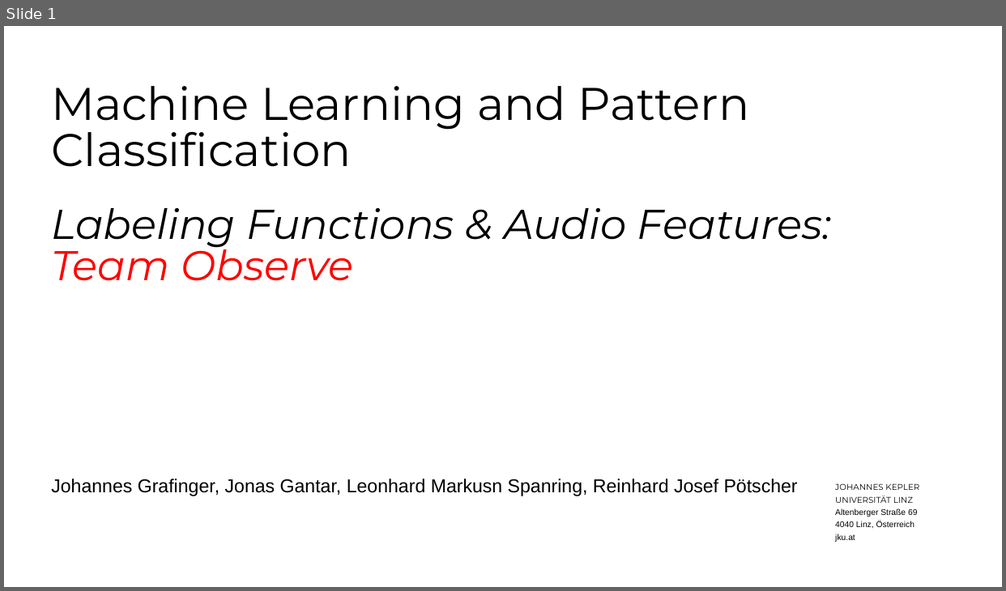
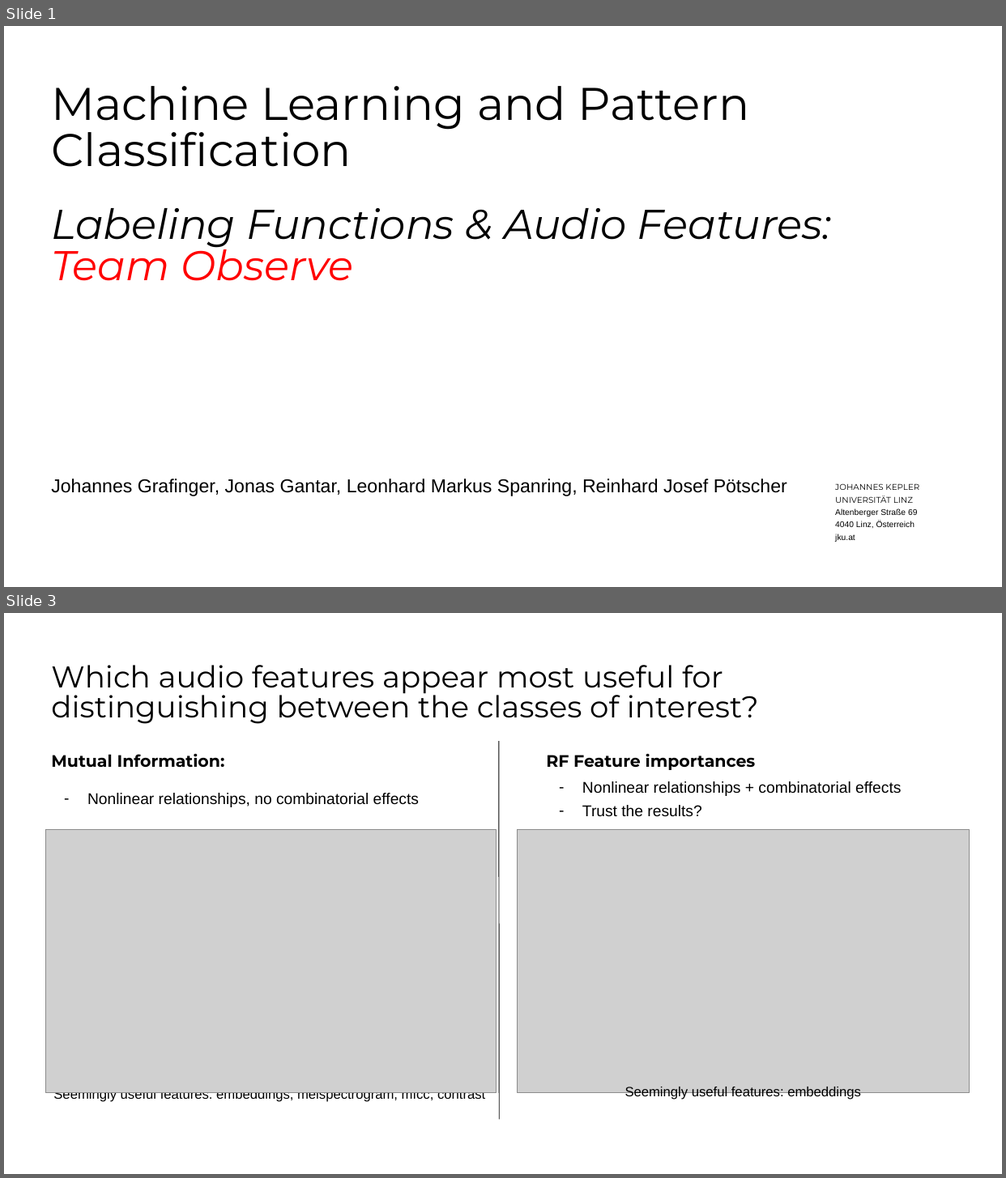
Before and after one commit to TJonasT/Project-MLCP-JKU-2025S, a slide deck: 3_classification/MLPC2025_team-observe_task-03-classification_presentation.pptx. Shown one above the other, each under a label of ours: slide 1 before the commit, slides 1 and 3 after it; the slides between them are not shown. The pictures are 1006x591 and 1006x1178 pixels, drawn with LibreOffice and Linux fonts; fonts in the diff are those of the drawing; grey boxes stand for pictures; background and template pictures are left out. Boxes give left, top, right and bottom in pixels: in the first picture for what was removed or moved away, otherwise in the second. Text is boxed around its words. In the diff, an @@ line names an element or a change of style, - is before the commit and + after.

```diff
--- a/3_classification/MLPC2025_team-observe_task-03-classification_presentation.pptx
+++ b/3_classification/MLPC2025_team-observe_task-03-classification_presentation.pptx
@@ slide 3 added at (x1=4, y1=613, x2=1002, y2=1174), background #FFFFFF @@
@@ title added at (x1=51, y1=665, x2=759, y2=724), 29 pt, text #000000 @@
+Which audio features appear most useful for distinguishing between the classes of interest?
@@ text added at (x1=51, y1=754, x2=225, y2=767), 16 pt, text #000000, bold @@
+Mutual Information:
@@ line added from (499, 741) to (500, 1120), #000000 0.75 pt @@
@@ text added at (x1=546, y1=754, x2=756, y2=770), 16 pt, text #000000, bold @@
+RF Feature importances
@@ text added at (x1=582, y1=781, x2=901, y2=817), 15 pt, text #000000 @@
+– Nonlinear relationships + combinatorial effects
+– Trust the results?
@@ text added at (x1=87, y1=793, x2=419, y2=807), 15 pt, text #000000 @@
+– Nonlinear relationships, no combinatorial effects
@@ picture added at (x1=45, y1=830, x2=496, y2=1093) @@
@@ picture added at (x1=518, y1=830, x2=969, y2=1093) @@
@@ text added at (x1=53, y1=1093, x2=485, y2=1102), 13 pt, text #000000 @@
+Seemingly useful features: embeddings, melspectrogram, mfcc, contrast
@@ text added at (x1=625, y1=1087, x2=861, y2=1100), 13 pt, text #000000 @@
+Seemingly useful features: embeddings
@@ slide 1 changed as well @@
@@ subtitle at (x1=51, y1=479, x2=787, y2=497): text changed @@
-Johannes Grafinger, Jonas Gantar, Leonhard Markusn Spanring, Reinhard Josef Pötscher
+Johannes Grafinger, Jonas Gantar, Leonhard Markus Spanring, Reinhard Josef Pötscher
```
Also in this commit, not shown: 3 other slides added, 4 slides removed, 1 other file.
